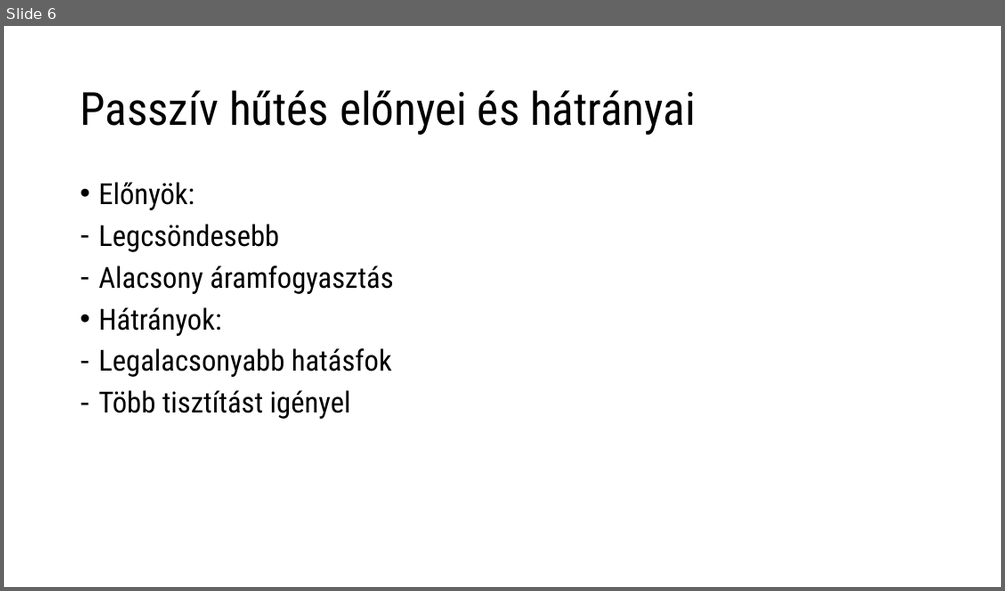
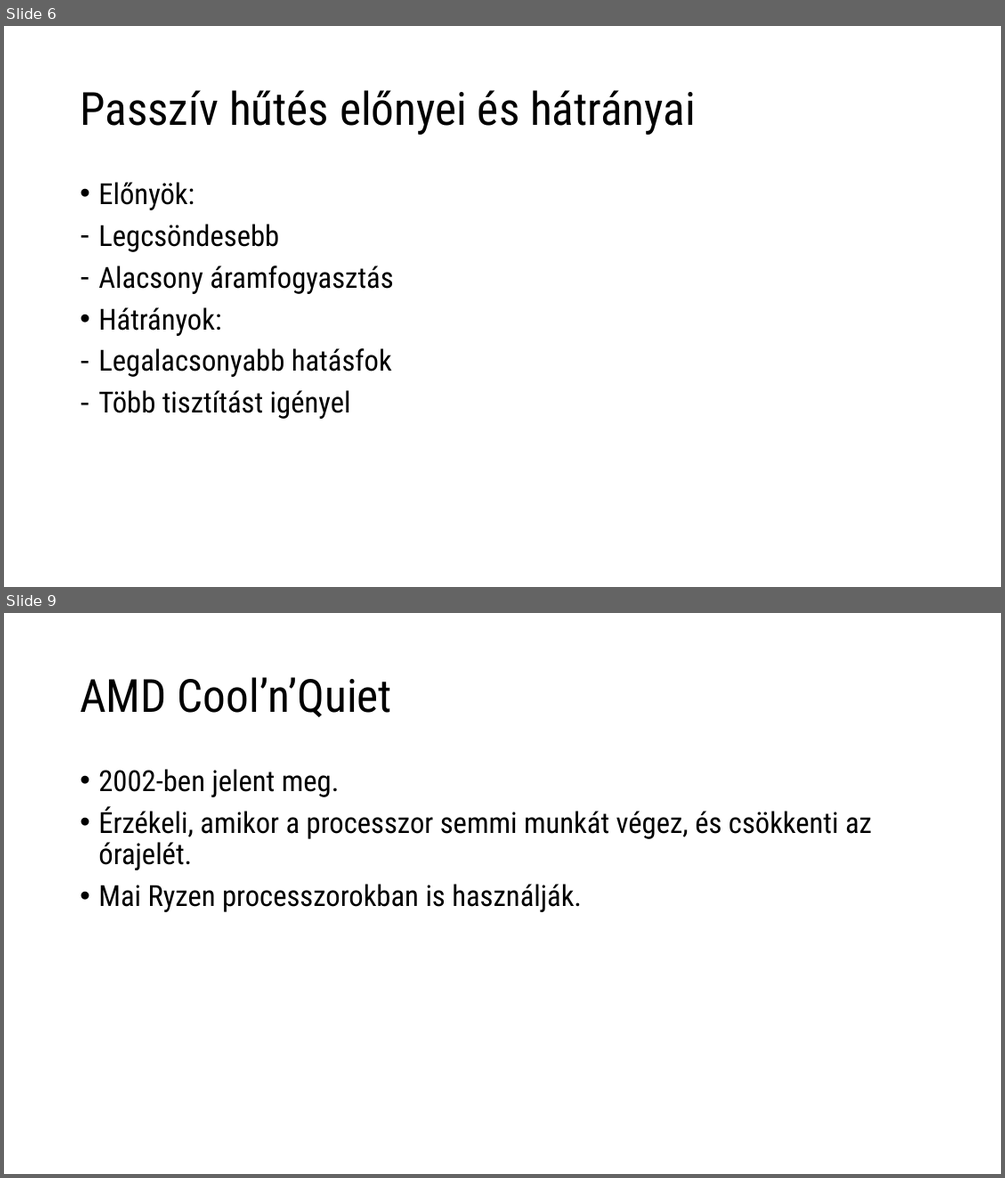
Before and after one commit to verbence/ppt-2022, a slide deck: cpuhutes.pptx. Shown one above the other, each under a label of ours: slide 6 before the commit, slides 6 and 9 after it; the slides between them are not shown. The pictures are 1005x591 and 1005x1178 pixels, drawn with LibreOffice and Linux fonts; fonts in the diff are those of the drawing. Boxes give left, top, right and bottom in pixels: in the first picture for what was removed or moved away, otherwise in the second. Text is boxed around its words. In the diff, an @@ line names an element or a change of style, - is before the commit and + after.

```diff
--- a/cpuhutes.pptx
+++ b/cpuhutes.pptx
@@ slide 9 added at (x1=4, y1=613, x2=1001, y2=1174), background #FFFFFF @@
@@ title added at (x1=80, y1=677, x2=392, y2=717), 44 pt, text #000000 @@
+AMD Cool’n’Quiet
@@ text added at (x1=98, y1=769, x2=872, y2=912), 28 pt, text #000000 @@
+• 2002-ben jelent meg.
+• Érzékeli, amikor a processzor semmi munkát végez, és csökkenti az órajelét.
+• Mai Ryzen processzorokban is használják.
```
Also in this commit, not shown: 3 slides changed, 3 other slides added, 3 slides removed.
